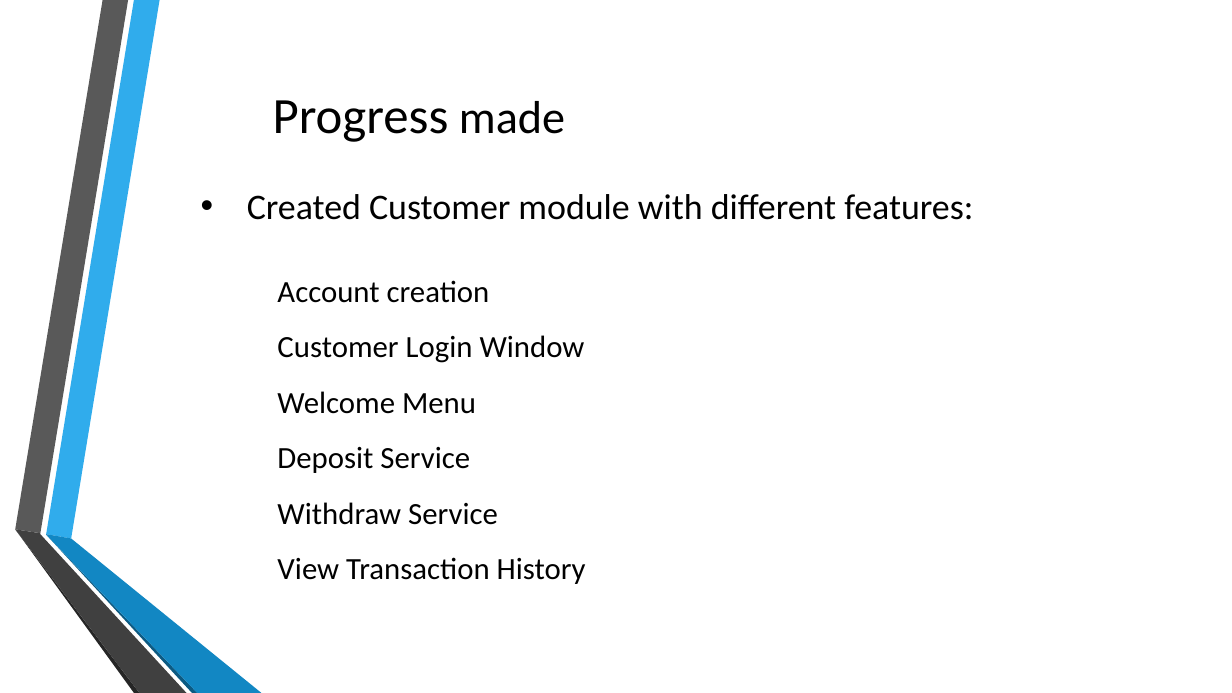
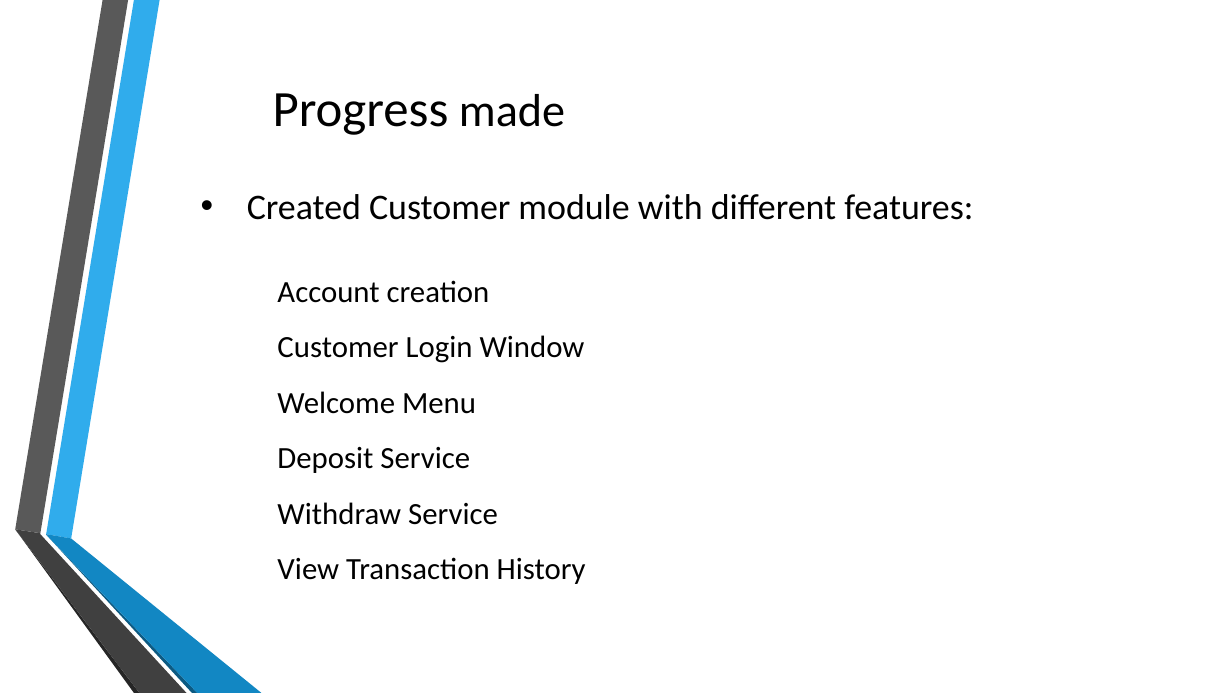
Before and after one commit to 10Rajin/Presentation, a slide deck: slide 5 of Banking Management System.pptx. Drawn at 1232x693 pixels with LibreOffice and Linux fonts; fonts in the diff are those of the drawing; background and template pictures are left out. Boxes give left, top, right and bottom in pixels: in the first picture for what was removed or moved away, otherwise in the second. Text is boxed around its words. In the diff, an @@ line names an element or a change of style, - is before the commit and + after.

```diff
--- a/Banking Management System.pptx
+++ b/Banking Management System.pptx
@@ title "Progress made": place and size @@
-title "Progress made" at [273, 100, 565, 142]
+title "Progress made" at [273, 93, 565, 135]
```
Also in this commit, not shown: 5 other slides changed.
